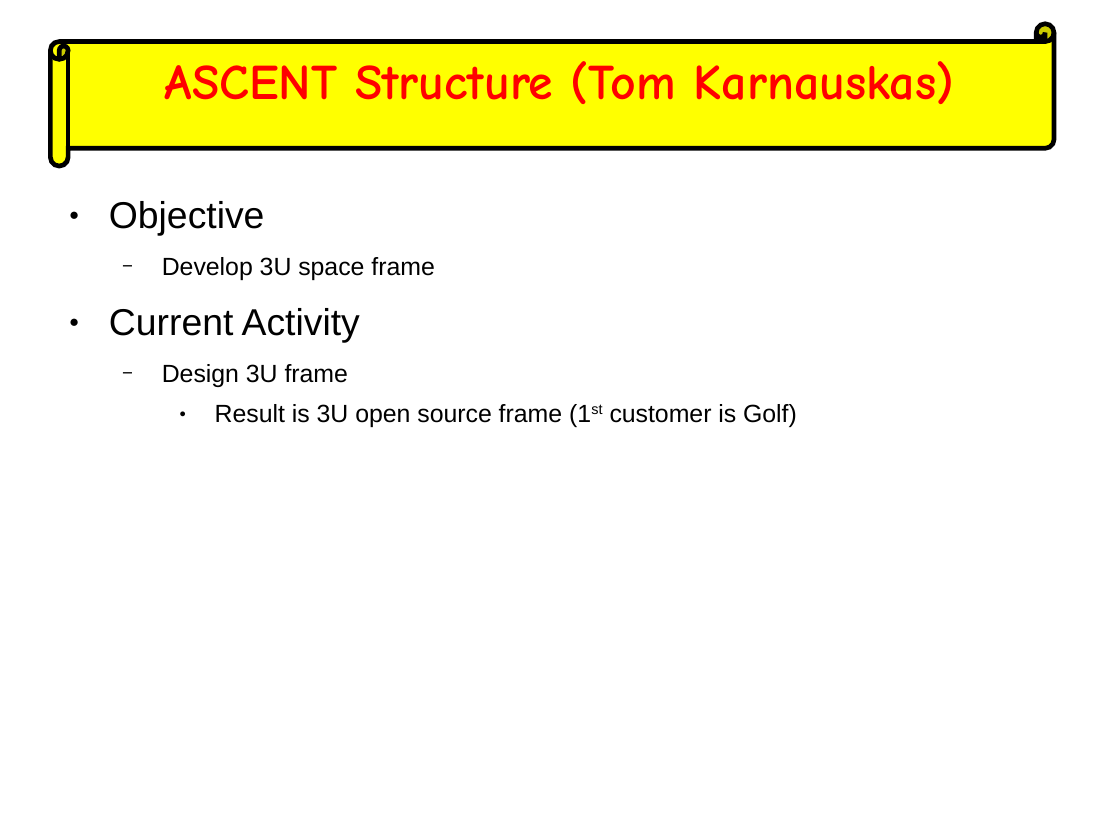
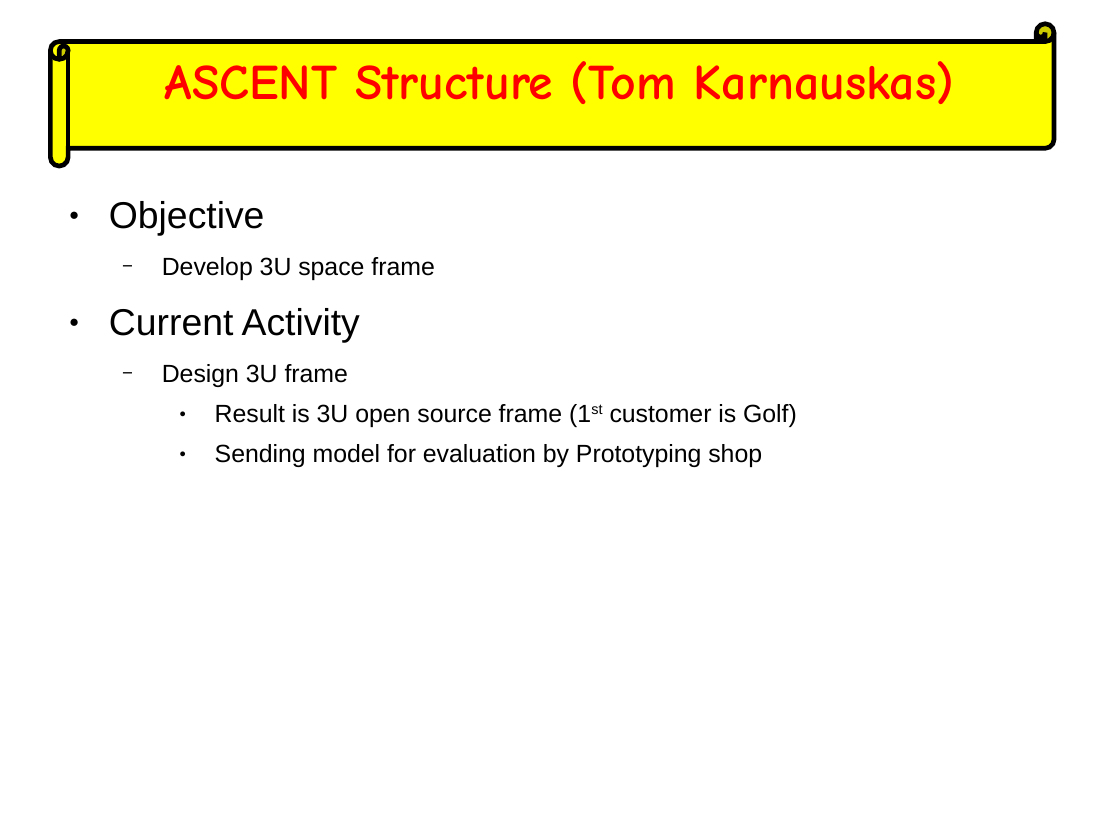
Before and after one commit to AMSAT-NA/fox-plus, a slide deck: slide 8 of weekly_engineering_meetings/2022-12-07/ASCENT-FOX+ Slide.odp. Drawn at 1120x840 pixels with LibreOffice and Linux fonts; fonts in the diff are those of the drawing. Boxes give left, top, right and bottom in pixels: in the first picture for what was removed or moved away, otherwise in the second. Text is boxed around its words. In the diff, an @@ line names an element or a change of style, - is before the commit and + after.

```diff
--- a/weekly_engineering_meetings/2022-12-07/ASCENT-FOX+ Slide.odp
+++ b/weekly_engineering_meetings/2022-12-07/ASCENT-FOX+ Slide.odp
@@ text at [215, 444, 762, 467]: paragraph added @@
+    ● Sending model for evaluation by Prototyping shop
```
Also in this commit, not shown: 5 other slides changed, 4 other files.
